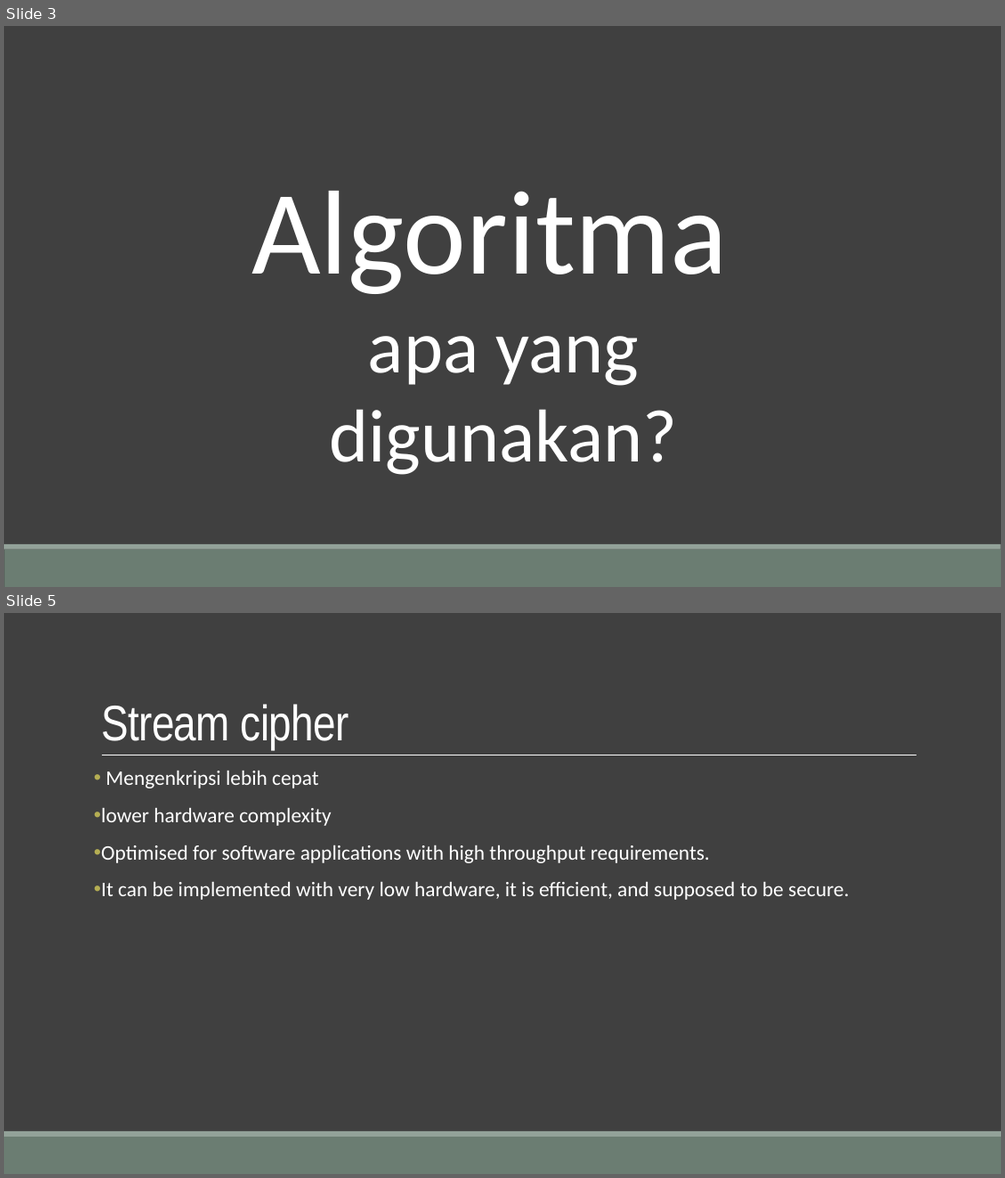
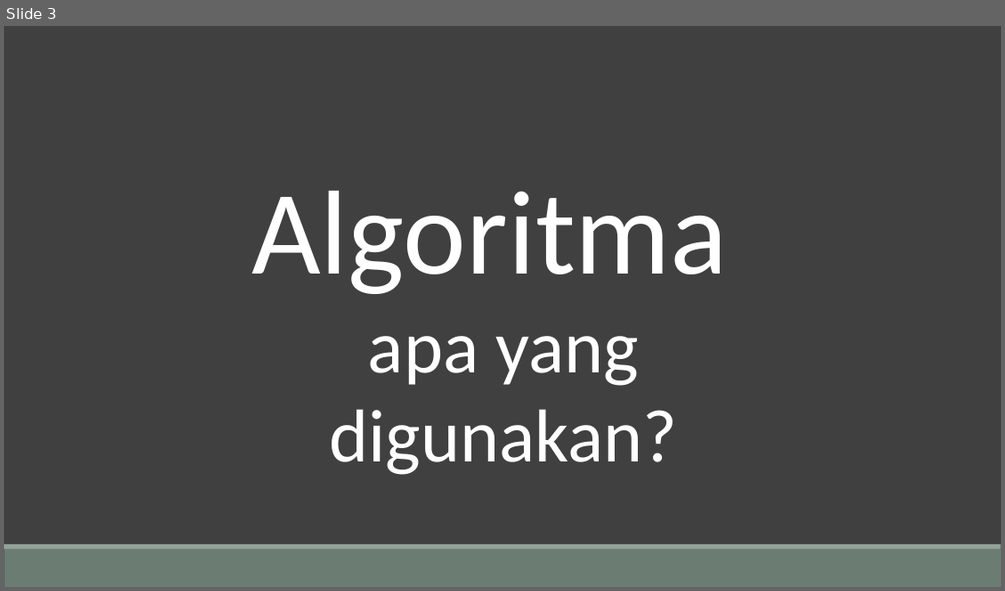
Before and after one commit to Tugas-KIJ/KIJ, a slide deck: docs/algoritma.pptx. Shown one above the other, each under a label of ours: slides 3 and 5 before the commit, slide 3 after it; the slides between them are not shown. The pictures are 1005x1178 and 1005x591 pixels, drawn with LibreOffice and Linux fonts; fonts in the diff are those of the drawing. Boxes give left, top, right and bottom in pixels: in the first picture for what was removed or moved away, otherwise in the second. Text is boxed around its words. In the diff, an @@ line names an element or a change of style, - is before the commit and + after.

```diff
--- a/docs/algoritma.pptx
+++ b/docs/algoritma.pptx
@@ slide 5 removed at box(4, 613, 1001, 1174), background #404040; not listed: 2 template elements that a slide beside it also shows @@
@@ title removed at box(101, 704, 349, 749) @@
-Stream cipher
@@ text removed at box(101, 771, 849, 900) @@
-• Mengenkripsi lebih cepat
-• lower hardware complexity
-• Optimised for software applications with high throughput requirements.
-• It can be implemented with very low hardware, it is efficient, and supposed to be secure.
@@ line removed from (102, 755) to (917, 755) @@
```
Also in this commit, not shown: 4 slides changed, 1 slide added, 1 other slide removed, 1 other file.
